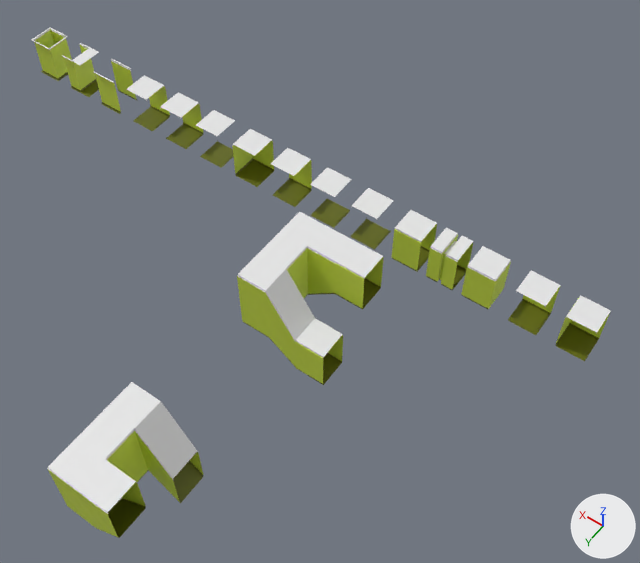
An edit to the Blender file primitives/new_maze/maze.blend, drawn before and after from the same camera.
Camera for both pictures: a camera (50 mm lens) standing at (-13.5, 25.8, 34.3) and looking at (1.1, 5.4, 2.2). Every picture has the same lights, and +X, +Y and +Z are marked at lower right.

The older version as bpy lines, for what is in view:
```python
ob_corrido_i_col = bpy.data.objects.new('corrido_I-col', me_plane_002)
ob_corrido_i_col.location = (-0.75, 0.0, 0.0)
ob_corridor_c_col = bpy.data.objects.new('corridor_C-col', me_plane_015)
ob_corridor_c_col.location = (-4.75, 0.0, 0.0)
ob_corridor_i_001_noimp = bpy.data.objects.new('corridor_I.001-noimp', me_plane_004)
ob_corridor_i_001_noimp.location = (-0.75, 5.0, 2.4)
ob_corridor_i_002_noimp = bpy.data.objects.new('corridor_I.002-noimp', me_plane_012)
ob_corridor_i_002_noimp.location = (-0.75, 8.0, 0.0)
ob_corridor_l_col = bpy.data.objects.new('corridor_L-col', me_plane_009)
ob_corridor_l_col.location = (-9.75, 0.0, 0.0)
ob_corridor_t_col = bpy.data.objects.new('corridor_T-col', me_plane_003)
ob_corridor_t_col.location = (-7.28, 0.0, 0.0)
ob_corridor_x_col = bpy.data.objects.new('corridor_X-col', me_plane_005)
ob_corridor_x_col.location = (1.75, 0.0, 0.0)
ob_maze_stairs_left_col = bpy.data.objects.new('maze_stairs_left-col', me_plane_013)
ob_maze_stairs_left_col.location = (0.75, 8.0, 0.0)
ob_maze_stairs_right_col = bpy.data.objects.new('maze_stairs_right-col', me_plane_006)
ob_maze_stairs_right_col.location = (0.75, 16.0, 0.0)
# also in view: 'maze_column-col' at (24.2, 0.0, 1.2); 'corridor_H-col' at (-2.8, 0.0, 1.1); 'maze_corner-col' at (9.2, 0.0, 1.1); 'maze_edge-col' at (6.8, 0.0, 1.1); 'maze_V-col' at (11.8, 0.0, 1.1)
```
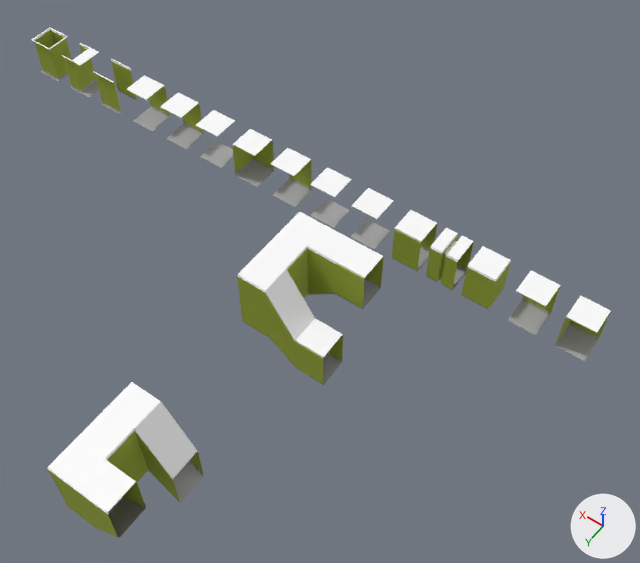
Patch to the scene script:
```diff
--- a/primitives/new_maze/maze.blend.py
+++ b/primitives/new_maze/maze.blend.py
@@ mat_cealing @@
 mat_cealing = principled_material('cealing')
-mat_cealing.base_color = (0.8, 0.8, 0.8)  # white #e7e7e7
+mat_cealing.base_color = (1.0, 1.0, 1.0)  # white #ffffff
@@ mat_walls @@
 n0 = _N.new('ShaderNodeBsdfPrincipled'); n0.name = 'Principled BSDF'
-n0.inputs[0].default_value = (0.645, 0.801, 0.0663, 1.0)  # 'Base Color', yellow #d2e749
+n0.inputs[0].default_value = (0.357, 0.441, 0.0393, 1.0)  # 'Base Color', yellow #a1b138
+n0.inputs[2].default_value = 0.8  # 'Roughness'
 n1 = _N.new('ShaderNodeOutputMaterial'); n1.name = 'Material Output'
-n2 = _N.new('ShaderNodeTexNoise'); n2.name = 'Noise Texture'
-n2.inputs[2].default_value = 6.0  # 'Scale'
-n3 = _N.new('ShaderNodeMapping'); n3.name = 'Mapping'
-n4 = _N.new('ShaderNodeTexCoord'); n4.name = 'Texture Coordinate'
-_L.new(n3.outputs[0], n2.inputs[0])  # 'Vector' to 'Vector'
-_L.new(n4.outputs[0], n3.inputs[0])  # 'Generated' to 'Vector'
 _L.new(n0.outputs[0], n1.inputs[0])  # 'BSDF' to 'Surface'
-_L.new(n2.outputs[0], n0.inputs[2])  # 'Factor' to 'Roughness'
@@ mat_floor @@
 mat_floor = principled_material('floor')
-mat_floor.base_color = (0.121, 0.137, 0.0)  # dark yellow #626700
+mat_floor.base_color = (0.375, 0.375, 0.375)  # grey #a5a5a5
```

Pixel boxes [x1, y1, x2, y2] of what changed, in the pictures (640 x 563 px):
'maze_stairs_right-col', recoloured, surface changed: [47, 382, 203, 538] in both
'maze_stairs_left-col', recoloured, surface changed: [237, 212, 354, 369] in both
'corridor_I.001-noimp', recoloured, surface changed: [335, 241, 384, 309] in both
'corridor_I.002-noimp', recoloured, surface changed: [295, 318, 343, 385] in both
'corridor_L-col', recoloured, surface changed: [556, 296, 611, 361] in both
'corridor_C-col', recoloured, surface changed: [461, 246, 511, 309] in both
'corridor_H-col', recoloured, surface changed: [426, 228, 473, 290] in both
'corrido_I-col', recoloured, surface changed: [392, 210, 437, 272] in both
'corridor_T-col', recoloured, surface changed: [508, 270, 560, 335] in both
'maze_corner-col', recoloured, surface changed: [232, 129, 274, 187] in both
'maze_edge-col', recoloured, surface changed: [271, 148, 312, 207] in both
'corridor_X-col', recoloured: [350, 188, 393, 249] in both
'maze_column-col', recoloured, surface changed: [32, 27, 72, 81] in both
'corridor_to_maze_left-col', recoloured, surface changed: [161, 92, 204, 149] in both
'corridor_to_maze_right-col', recoloured, surface changed: [127, 75, 170, 131] in both
'maze_O-col', recoloured: [310, 167, 352, 228] in both
'maze_wall_end-col', recoloured, surface changed: [62, 43, 99, 97] in both
'maze_wall_middel-col', recoloured, surface changed: [94, 59, 137, 114] in both
'maze_V-col', recoloured: [196, 110, 235, 168] in both
